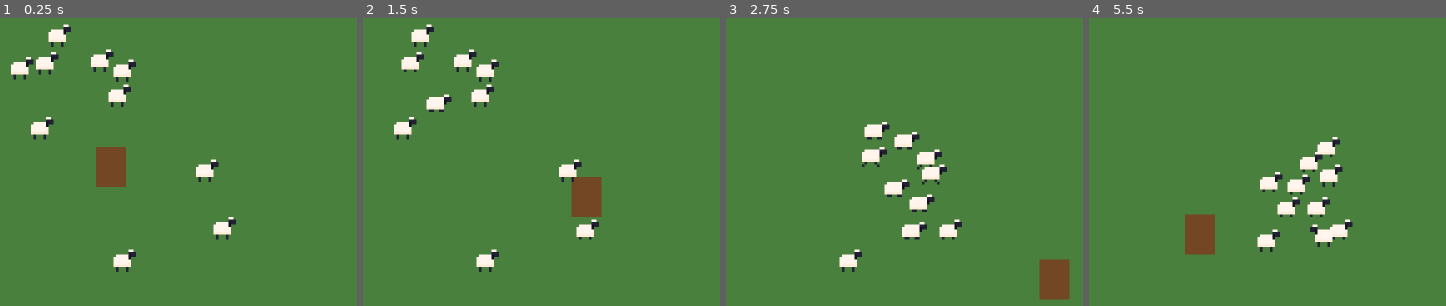
Above: before the commit, frames 1-4 (left to right).
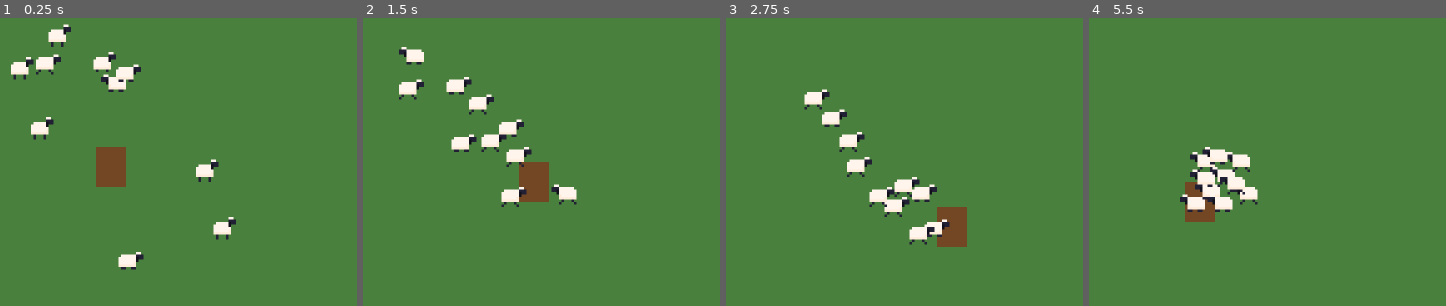
Above: after the commit, the same moments.

Repository: jaimegomesparente/wooly-caravan
Game: Godot game, scene res://scenes/main/main.tscn
Two runs of this game, one before a commit and one after it. Both use one fixed random seed, a clock stepped at 60 frames per second and the inputs below.
Inputs:
- Up to frame 1 (0.25 s): no input
- Up to frame 2 (1.5 s): hold Right (move_right) 0.53-1.28 s; hold Down (move_down) from 1.28 s (still down)
- Up to frame 3 (2.75 s): release Down (move_down) at 2.03 s; hold Right (move_right) from 2.03 s (still down)
- Up to frame 4 (5.5 s): release Right (move_right) at 2.78 s; hold Up (move_up) 2.78-3.53 s; hold Left (move_left) 3.53-5.03 s; hold Down (move_down) from 5.03 s (still down)

The runs differ from the first frame. In frame 1, 1.5% of the frame differs, in the area x 10-41%, y 10-89%; in frame 2, 7.8%, in the area x 8-67%, y 2-89%; in frame 3, 7.2%; in frame 4, 6.9%.

Commit message:
feat(sheep): chain following with gaits and turning
Front sheep follow the shepherd, the others follow the sheep ahead.
Movement is a heading with a limited turn rate and discrete gaits
(rest / walk / trot), so legs no longer slide. Shepherd slowed to 32 px/s.

Diff:
--- a/entities/sheep/sheep.gd
+++ b/entities/sheep/sheep.gd
@@ -1,15 +1,23 @@
 class_name Sheep
 extends CharacterBody2D
 
-enum State { IDLE, FOLLOW }
+enum Gait { REST, WALK, TROT }
+
+## A sheep this close to its guide's speed counts the guide as stopped (px/s).
+const GUIDE_STOPPED_SPEED := 2.0
+## A guide sheep must be at least this much closer (px) to the shepherd, so guides never loop.
+const GUIDE_AHEAD_MARGIN := 4.0
 
 @export var config: FlockConfig
 
-var _state: State = State.IDLE
+var _gait: Gait = Gait.REST
+var _heading: float = 0.0
+var _speed: float = 0.0
 var _speed_factor: float = 1.0
-var _stop_radius: float = 0.0
-## Seconds left before setting off; negative while no reaction is pending.
-var _reaction_timer: float = -1.0
+var _shepherd_gap: float = 0.0
+var _think_timer: float = 0.0
+## The shepherd, or the sheep ahead that this sheep follows.
+var _guide: Node2D
 var _shepherd: Node2D
 var _animation_started: bool = false
 
@@ -18,7 +26,9 @@
 
 func _ready() -> void:
 	_speed_factor = 1.0 + randf_range(-config.speed_variation, config.speed_variation)
-	_stop_radius = randf_range(config.stop_radius_min, config.stop_radius_max)
+	_shepherd_gap = config.shepherd_gap * (1.0 + randf_range(-config.speed_variation, config.speed_variation))
+	_heading = randf() * TAU
+	_think_timer = randf_range(0.0, config.think_interval_max)
 
 
 func _physics_process(delta: float) -> void:
@@ -27,39 +37,91 @@
 	if _shepherd == null:
 		return
 
-	var to_shepherd := _shepherd.global_position - global_position
-	var distance := to_shepherd.length()
-	_update_state(delta, distance)
+	var separation := _separation()
+	_think_timer -= delta
+	if _think_timer <= 0.0:
+		_think_timer = randf_range(config.think_interval_min, config.think_interval_max)
+		_think()
 
-	var max_speed := config.max_speed * _speed_factor
-	var desired := Vector2.ZERO
-	if _state == State.FOLLOW:
-		var pull := clampf((distance - _stop_radius) / config.elastic_width, 0.0, 1.0)
-		desired = to_shepherd.normalized() * maxf(max_speed * pull, config.min_move_speed)
-	desired += _separation() * config.separation_strength
-	if desired.length() < config.min_move_speed:
-		desired = Vector2.ZERO
+	var direction := Vector2.from_angle(_heading)
+	var target_speed := 0.0
+	if _gait == Gait.REST:
+		if separation.length() > config.shuffle_threshold:
+			direction = separation
+			target_speed = config.walk_speed * _speed_factor * 0.5
+	else:
+		var to_guide := _guide.global_position - global_position
+		var distance := to_guide.length()
+		var gap := _gap()
+		var guide_speed := _speed_of(_guide)
+		if guide_speed < GUIDE_STOPPED_SPEED and (distance < gap + config.start_margin or _is_blocked(distance)):
+			_gait = Gait.REST
+		elif _gait == Gait.WALK and distance > gap + config.trot_margin:
+			_gait = Gait.TROT
+		elif _gait == Gait.TROT and distance < gap + config.trot_margin * 0.5:
+			_gait = Gait.WALK
 
-	velocity = velocity.move_toward(desired, config.acceleration * delta).limit_length(max_speed)
+		direction = to_guide.normalized() + separation * config.separation_strength
+		match _gait:
+			Gait.TROT:
+				target_speed = config.trot_speed * _speed_factor
+			Gait.WALK:
+				# Close behind a moving guide, match its pace instead of bumping into it.
+				var walk := config.walk_speed * _speed_factor
+				target_speed = walk if distance > gap + config.start_margin * 0.5 else minf(walk, guide_speed)
+
+	if direction != Vector2.ZERO:
+		_heading = rotate_toward(_heading, direction.angle(), config.turn_rate * delta)
+	_speed = move_toward(_speed, target_speed, config.acceleration * delta)
+	velocity = Vector2.from_angle(_heading) * _speed
 	move_and_slide()
 	_update_animation()
 
 
-func _update_state(delta: float, distance: float) -> void:
-	match _state:
-		State.IDLE:
-			if distance <= config.start_follow_radius:
-				_reaction_timer = -1.0
-			elif _reaction_timer < 0.0:
-				_reaction_timer = randf_range(config.reaction_delay_min, config.reaction_delay_max)
-			else:
-				_reaction_timer -= delta
-				if _reaction_timer <= 0.0:
-					_reaction_timer = -1.0
-					_state = State.FOLLOW
-		State.FOLLOW:
-			if distance <= _stop_radius:
-				_state = State.IDLE
+## Pick a guide (shepherd or the nearest sheep ahead) and decide whether to set off.
+func _think() -> void:
+	var my_distance := global_position.distance_to(_shepherd.global_position)
+	_guide = _shepherd
+	if my_distance > config.lead_radius:
+		var nearest := config.view_radius
+		for other: Node2D in get_tree().get_nodes_in_group("sheep"):
+			if other == self:
+				continue
+			if other.global_position.distance_to(_shepherd.global_position) > my_distance - GUIDE_AHEAD_MARGIN:
+				continue
+			var distance := global_position.distance_to(other.global_position)
+			if distance < nearest:
+				nearest = distance
+				_guide = other
+
+	if _gait == Gait.REST:
+		var distance := global_position.distance_to(_guide.global_position)
+		# Imitation: set off as soon as the guide walks away, not only once it is far.
+		var guide_leaving := _speed_of(_guide) >= GUIDE_STOPPED_SPEED and distance > _gap()
+		if distance > _gap() + config.trot_margin:
+			_gait = Gait.TROT
+		elif guide_leaving or distance > _gap() + config.start_margin:
+			_gait = Gait.WALK
+
+
+func _gap() -> float:
+	return _shepherd_gap if _guide == _shepherd else config.follow_gap
+
+
+## True when a stopped sheep stands right in front, closer to the guide: queue behind it.
+func _is_blocked(distance_to_guide: float) -> bool:
+	for other: Sheep in get_tree().get_nodes_in_group("sheep"):
+		if other == self or other._speed >= GUIDE_STOPPED_SPEED:
+			continue
+		if global_position.distance_to(other.global_position) < config.separation_radius \
+				and other.global_position.distance_to(_guide.global_position) < distance_to_guide:
+			return true
+	return false
+
+
+func _speed_of(node: Node2D) -> float:
+	var body := node as CharacterBody2D
+	return body.velocity.length() if body else 0.0
 
 
 ## Push away from sheep closer than separation_radius; magnitude fades from 1 to 0 across the radius.
@@ -78,12 +140,12 @@
 
 
 func _update_animation() -> void:
-	var speed := velocity.length()
 	if absf(velocity.x) > config.flip_threshold:
 		_sprite.flip_h = velocity.x < 0.0
 
-	if speed > config.idle_threshold:
-		_play(&"run", speed / config.run_reference_speed)
+	if _speed > GUIDE_STOPPED_SPEED:
+		# Leg cadence follows real speed so feet do not slide.
+		_play(&"run", _speed / config.walk_speed)
 	else:
 		_play(&"idle", 1.0)
 
--- a/entities/shepherd/shepherd.tscn
+++ b/entities/shepherd/shepherd.tscn
@@ -10,6 +10,7 @@
 collision_mask = 16
 motion_mode = 1
 script = ExtResource("1_script")
+speed = 32.0
 
 [node name="Placeholder" type="ColorRect" parent="."]
 offset_left = -6.0
--- a/resources/flock_config.gd
+++ b/resources/flock_config.gd
@@ -1,36 +1,40 @@
 class_name FlockConfig
 extends Resource
 
-@export_group("Follow")
-## A resting sheep only sets off when the shepherd is farther than this (px).
-@export var start_follow_radius: float = 70.0
-## Each sheep picks its own stop distance in this range once, so the flock spreads over a band.
-@export var stop_radius_min: float = 35.0
-@export var stop_radius_max: float = 55.0
-## Random wait (s) between the shepherd getting out of range and the sheep setting off.
-@export var reaction_delay_min: float = 0.1
-@export var reaction_delay_max: float = 0.8
-## Speed ramps down over this distance (px) above the sheep's stop radius.
-@export var elastic_width: float = 30.0
-
-@export_group("Movement")
-@export var max_speed: float = 66.0
-@export var acceleration: float = 350.0
-## A desired speed below this (px/s) becomes 0: no slow creeping or sliding.
-@export var min_move_speed: float = 12.0
+@export_group("Gaits")
+@export var walk_speed: float = 24.0
+@export var trot_speed: float = 48.0
+## How fast a sheep changes speed (px/s²).
+@export var acceleration: float = 150.0
+## How fast a sheep turns (rad/s). Lower = wider, calmer turns.
+@export var turn_rate: float = 5.0
 ## Each sheep gets a random speed multiplier in [1 - variation, 1 + variation].
 @export_range(0.0, 0.5) var speed_variation: float = 0.15
 
+@export_group("Follow")
+## Each sheep re-chooses its guide and decides to set off every think interval (s).
+@export var think_interval_min: float = 0.2
+@export var think_interval_max: float = 0.4
+## Sheep closer than this (px) to the shepherd follow him directly.
+@export var lead_radius: float = 40.0
+## Other sheep follow the nearest sheep ahead of them within this distance (px).
+@export var view_radius: float = 40.0
+## Distance (px) kept behind the shepherd (randomized per sheep by speed_variation).
+@export var shepherd_gap: float = 22.0
+## Distance (px) kept behind the sheep ahead.
+@export var follow_gap: float = 12.0
+## A resting sheep sets off when its guide is farther than gap + start_margin (px).
+@export var start_margin: float = 6.0
+## A sheep trots when its guide is farther than gap + trot_margin (px).
+@export var trot_margin: float = 30.0
+
 @export_group("Separation")
 ## Sheep closer than this (px) push each other away.
-@export var separation_radius: float = 12.0
-## Desired speed (px/s) added when two sheep fully overlap; fades to 0 at separation_radius.
-@export var separation_strength: float = 50.0
+@export var separation_radius: float = 11.0
+## Weight of the push when steering; at rest, a push above shuffle_threshold makes the sheep step aside.
+@export var separation_strength: float = 1.5
+@export_range(0.0, 1.0) var shuffle_threshold: float = 0.4
 
 @export_group("Animation")
-## Below this speed (px/s) the sheep plays idle instead of run.
-@export var idle_threshold: float = 5.0
 ## Minimum |velocity.x| (px/s) to flip the sprite.
 @export var flip_threshold: float = 5.0
-## run speed_scale = current speed / run_reference_speed.
-@export var run_reference_speed: float = 60.0
--- a/resources/flock_config.tres
+++ b/resources/flock_config.tres
@@ -4,18 +4,20 @@
 
 [resource]
 script = ExtResource("1_script")
-start_follow_radius = 70.0
-stop_radius_min = 35.0
-stop_radius_max = 55.0
-reaction_delay_min = 0.1
-reaction_delay_max = 0.8
-elastic_width = 30.0
-max_speed = 66.0
-acceleration = 350.0
-min_move_speed = 12.0
+walk_speed = 24.0
+trot_speed = 48.0
+acceleration = 150.0
+turn_rate = 5.0
 speed_variation = 0.15
-separation_radius = 12.0
-separation_strength = 50.0
-idle_threshold = 5.0
+think_interval_min = 0.2
+think_interval_max = 0.4
+lead_radius = 40.0
+view_radius = 40.0
+shepherd_gap = 22.0
+follow_gap = 12.0
+start_margin = 6.0
+trot_margin = 30.0
+separation_radius = 11.0
+separation_strength = 1.5
+shuffle_threshold = 0.4
 flip_threshold = 5.0
-run_reference_speed = 60.0
Not shown, changed: CLAUDE.md
